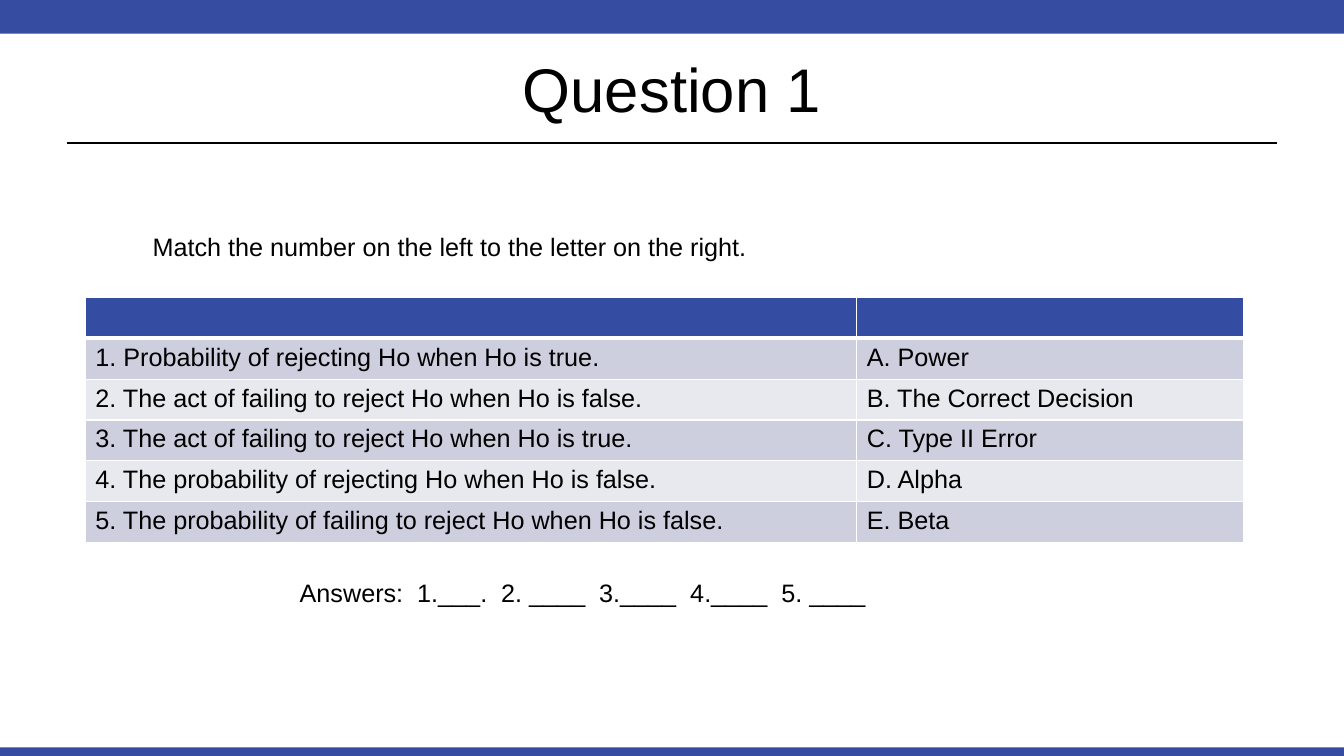
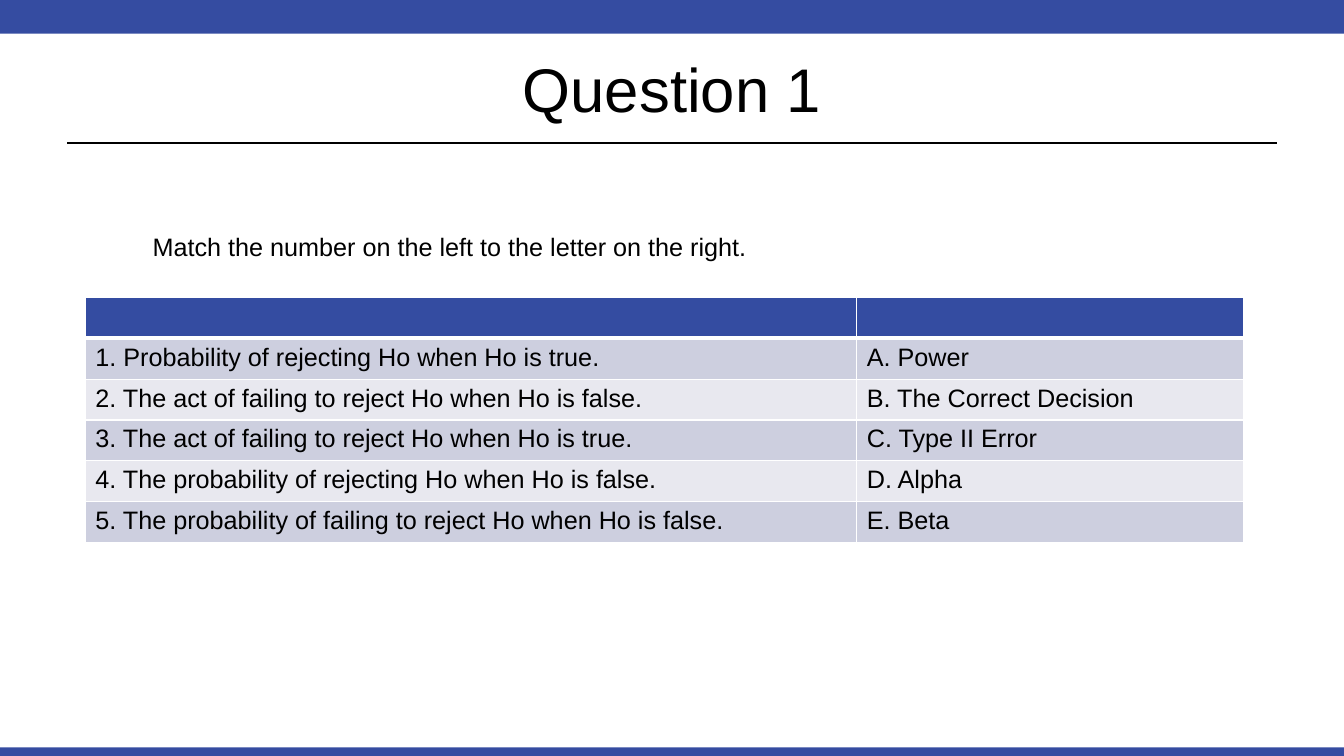
Before and after one commit to BivinSadler/MSDS_6371_Stat_Foundations, a slide deck: slide 3 of Unit 4/6371 FLS Unit 4.pptx. Drawn at 1344x756 pixels with LibreOffice and Linux fonts; fonts in the diff are those of the drawing. Boxes give left, top, right and bottom in pixels: in the first picture for what was removed or moved away, otherwise in the second. Text is boxed around its words. In the diff, an @@ line names an element or a change of style, - is before the commit and + after.

```diff
--- a/Unit 4/6371 FLS Unit 4.pptx
+++ b/Unit 4/6371 FLS Unit 4.pptx
@@ text removed at [300, 584, 802, 607] @@
-Answers: 1.___. 2. ____ 3.____ 4.____ 5. ____
```
Also in this commit, not shown: 1 slide added.
